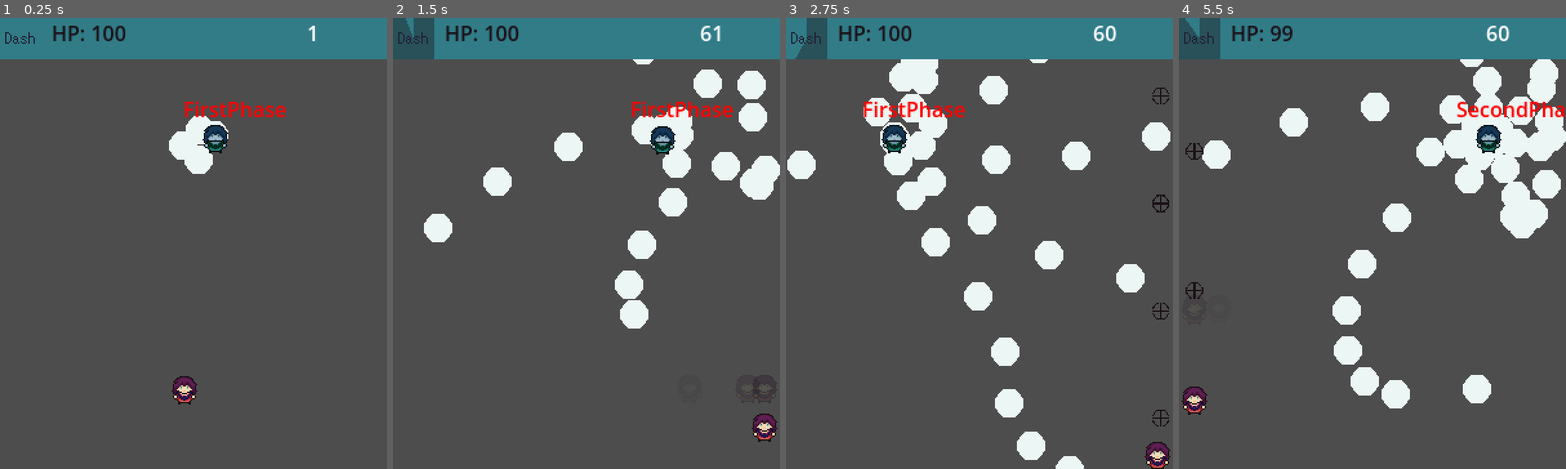
Above: before the commit, frames 1-4 (left to right).
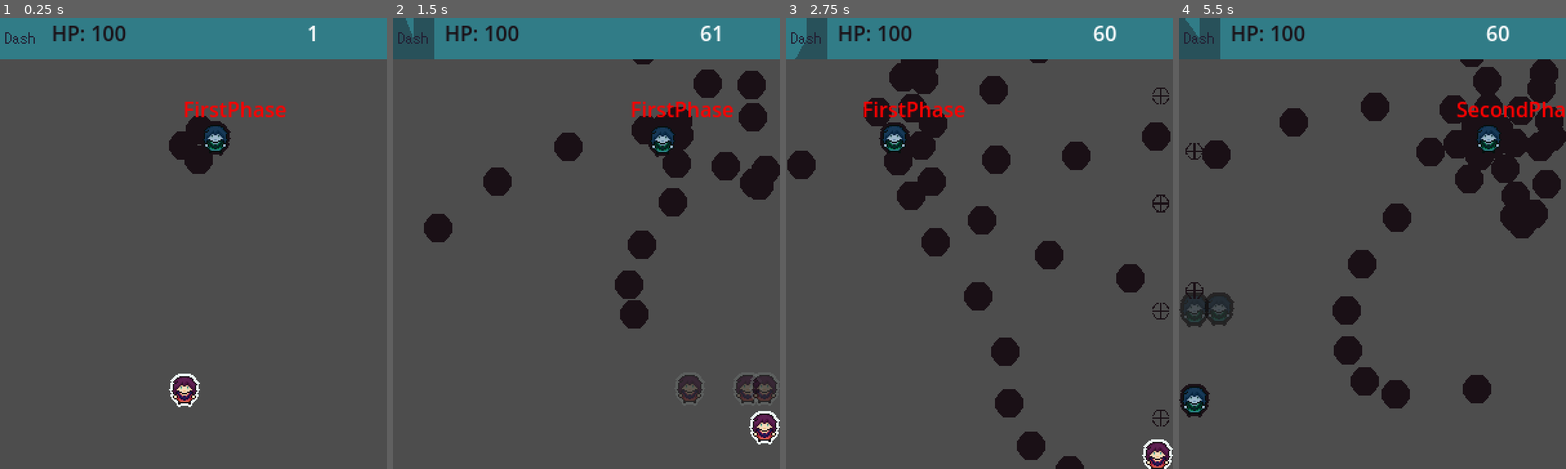
Above: after the commit, the same moments.

Repository: SantiagoBoscan07/Project-Transmutation
Game: Godot game, scene res://Scenes/Test/Test.tscn
The game is run twice, just before and just after one commit, with the same random seed, the same clock (stepped at 60 frames per second) and the same inputs. The project has no main scene, so this scene is started directly.
Inputs:
- Up to frame 1 (0.25 s): no input
- Up to frame 2 (1.5 s): hold Right (move_right) 0.53-1.28 s; hold Shift (dash) 0.53-1.28 s; hold Down (move_down) from 1.28 s (still down); tap Shift (dash) at 1.35 s
- Up to frame 3 (2.75 s): release Down (move_down) at 2.03 s; hold Right (move_right) from 2.03 s (still down); hold Space (shoot) from 2.03 s (still down); tap Shift (dash) at 2.3 s
- Up to frame 4 (5.5 s): release Right (move_right) at 2.78 s; release Space (shoot) at 2.78 s; hold Up (move_up) 2.78-3.53 s; tap Z (switch_mode) at 2.85 s; tap Shift (dash) at 3.05, 4.35, 5.3 s; hold Shift (dash) 3.53-4.28 s; hold Left (move_left) 3.53-5.03 s; hold Down (move_down) from 5.03 s (still down); hold Space (shoot) from 5.03 s (still down)

The runs differ from the first frame. In frame 1, 1.2% of the frame differs, in the area x 43-60%, y 21-87%; in frame 2, 6.7%; in frame 3, 8.5%; in frame 4, 12%, in the area x 0-100%, y 1-89%.

Commit message:
ProjectileHitbox

Diff:
--- a/Scenes/Enemy/EnemyProjectile.tscn
+++ b/Scenes/Enemy/EnemyProjectile.tscn
@@ -1,9 +1,11 @@
-[gd_scene load_steps=6 format=3 uid="uid://cige4n3p5oet7"]
+[gd_scene load_steps=8 format=3 uid="uid://cige4n3p5oet7"]
 
 [ext_resource type="Script" path="res://Scripts/Enemy/enemyprojectile.gd" id="1_bi7ud"]
 [ext_resource type="Texture2D" uid="uid://ch512fwrhlm7j" path="res://Sprites/enemyprojectile1.png" id="1_l3orl"]
 [ext_resource type="Texture2D" uid="uid://cm8w5nqw7jsoc" path="res://Sprites/enemyprojectile2.png" id="2_ms41f"]
+[ext_resource type="Script" path="res://Scripts/Enemy/ProjectileSpriteManager.gd" id="4_i30pa"]
 [ext_resource type="Script" path="res://Scripts/Misc/Hitbox.gd" id="4_rnd5l"]
+[ext_resource type="Script" path="res://Scripts/Enemy/ProjectileHitboxManager.gd" id="6_in0na"]
 
 [sub_resource type="CircleShape2D" id="CircleShape2D_82xp2"]
 
@@ -24,6 +26,9 @@
 scale = Vector2(1.3, 1.3)
 enable_node_path = NodePath("../..")
 
+[node name="SpriteManager" type="Node" parent="Body"]
+script = ExtResource("4_i30pa")
+
 [node name="Area" type="Node2D" parent="."]
 
 [node name="LightHitbox" type="Area2D" parent="Area"]
@@ -33,4 +38,15 @@
 [node name="Hitbox" type="CollisionShape2D" parent="Area/LightHitbox"]
 shape = SubResource("CircleShape2D_82xp2")
 
+[node name="ShadowHitbox" type="Area2D" parent="Area"]
+collision_layer = 0
+collision_mask = 2
+script = ExtResource("4_rnd5l")
+
+[node name="Hitbox" type="CollisionShape2D" parent="Area/ShadowHitbox"]
+shape = SubResource("CircleShape2D_82xp2")
+
+[node name="HitboxManager" type="Node2D" parent="Area"]
+script = ExtResource("6_in0na")
+
 [connection signal="screen_exited" from="Body/VisibleOnScreenEnabler2D" to="." method="_on_visible_on_screen_enabler_2d_screen_exited"]
--- /dev/null
+++ b/Scenes/Player/AreaSwitch.gd
@@ -0,0 +1,17 @@
+extends Node2D
+
+
+@export var lightArea: Area2D
+@export var shadowArea: Area2D
+
+func _ready():
+	switch(ModeManager.current_mode)
+	ModeManager.mode_switch.connect(switch)
+
+func switch(mode):
+	if mode == 0:
+		shadowArea.is_invicible = false
+		lightArea.is_invicible = true
+	elif mode == 1:
+		shadowArea.is_invicible = true
+		lightArea.is_invicible = false
--- a/Scenes/Player/Ghost.tscn
+++ b/Scenes/Player/Ghost.tscn
@@ -1,10 +1,16 @@
-[gd_scene load_steps=3 format=3 uid="uid://chsybfmxi2wbp"]
+[gd_scene load_steps=4 format=3 uid="uid://chsybfmxi2wbp"]
 
 [ext_resource type="Texture2D" uid="uid://b1olf52lu4f86" path="res://Sprites/mcdraft1.png" id="1_k0uqe"]
 [ext_resource type="Script" path="res://Scripts/Player/Ghost.gd" id="2_26red"]
+[ext_resource type="Texture2D" uid="uid://cnn1dw3c645gp" path="res://Sprites/mcdraft2.png" id="3_ri740"]
 
-[node name="Ghost" type="Sprite2D"]
+[node name="Ghost" type="Node2D"]
 modulate = Color(0.439216, 0.439216, 0.439216, 0.588235)
 show_behind_parent = true
+script = ExtResource("2_26red")
+
+[node name="LightSprite" type="Sprite2D" parent="."]
 texture = ExtResource("1_k0uqe")
-script = ExtResource("2_26red")
+
+[node name="ShadowSprite" type="Sprite2D" parent="."]
+texture = ExtResource("3_ri740")
--- a/Scenes/Player/HurtboxSwitch.gd
+++ /dev/null
@@ -1,17 +0,0 @@
-extends Node2D
-
-
-@export var lightHurtbox: Area2D
-@export var shadowHurtbox: Area2D
-
-func _ready():
-	switch(ModeManager.current_mode)
-	ModeManager.mode_switch.connect(switch)
-
-func switch(mode):
-	if mode == 0:
-		shadowHurtbox.is_invicible = false
-		lightHurtbox.is_invicible = true
-	elif mode == 1:
-		shadowHurtbox.is_invicible = true
-		lightHurtbox.is_invicible = false
--- a/Scenes/Player/player.tscn
+++ b/Scenes/Player/player.tscn
@@ -1,9 +1,11 @@
-[gd_scene load_steps=16 format=3 uid="uid://c18joa412x5n3"]
+[gd_scene load_steps=18 format=3 uid="uid://c18joa412x5n3"]
 
 [ext_resource type="Script" path="res://Scripts/Player/player.gd" id="1_1aa2o"]
+[ext_resource type="Texture2D" uid="uid://cnn1dw3c645gp" path="res://Sprites/mcdraft2.png" id="2_isw2c"]
 [ext_resource type="Texture2D" uid="uid://b1olf52lu4f86" path="res://Sprites/mcdraft1.png" id="2_q16sa"]
 [ext_resource type="Script" path="res://Scripts/Player/Move.gd" id="3_fxjg7"]
 [ext_resource type="Script" path="res://Scripts/Player/PositionClamp.gd" id="4_dxttt"]
+[ext_resource type="Script" path="res://Scripts/Misc/SpriteManager.gd" id="4_su1pt"]
 [ext_resource type="Script" path="res://Scripts/Player/Dash.gd" id="5_ais5j"]
 [ext_resource type="PackedScene" uid="uid://chsybfmxi2wbp" path="res://Scenes/Player/Ghost.tscn" id="6_pal8w"]
 [ext_resource type="Script" path="res://Scripts/Player/Shoot.gd" id="7_ie54y"]
@@ -12,7 +14,7 @@
 [ext_resource type="Script" path="res://Scripts/Misc/Hurtbox.gd" id="9_dstq1"]
 [ext_resource type="Script" path="res://Scripts/Misc/Flash.gd" id="10_iybpp"]
 [ext_resource type="Script" path="res://Scripts/Misc/Idle.gd" id="11_lwfiv"]
-[ext_resource type="Script" path="res://Scenes/Player/HurtboxSwitch.gd" id="13_6fhlb"]
+[ext_resource type="Script" path="res://Scenes/Player/AreaSwitch.gd" id="15_dd54t"]
 
 [sub_resource type="CircleShape2D" id="CircleShape2D_h00vk"]
 radius = 6.0
@@ -21,17 +23,26 @@
 height = 26.0
 
 [node name="Player" type="CharacterBody2D"]
+z_index = 5
 script = ExtResource("1_1aa2o")
 normal_speed = 150.0
 acceleration = 70.0
 
 [node name="Body" type="Node2D" parent="."]
 
-[node name="Sprite2D" type="Sprite2D" parent="Body"]
+[node name="ShadowMode" type="Sprite2D" parent="Body"]
+texture = ExtResource("2_isw2c")
+
+[node name="LightMode" type="Sprite2D" parent="Body"]
 texture = ExtResource("2_q16sa")
 
 [node name="ShootPoint" type="Marker2D" parent="Body"]
 position = Vector2(0, -19)
+
+[node name="SpriteManager" type="Node" parent="Body" node_paths=PackedStringArray("lightSprite", "shadowSprite")]
+script = ExtResource("4_su1pt")
+lightSprite = NodePath("../LightMode")
+shadowSprite = NodePath("../ShadowMode")
 
 [node name="Components" type="Node" parent="."]
 
@@ -43,13 +54,14 @@
 script = ExtResource("4_dxttt")
 body = NodePath("../..")
 
-[node name="Dash" type="Node2D" parent="Components" node_paths=PackedStringArray("player", "dashTimer", "dashCooldown", "sprite", "ghost_timer", "hurtboxLight", "hurtboxShadow")]
+[node name="Dash" type="Node2D" parent="Components" node_paths=PackedStringArray("player", "dashTimer", "dashCooldown", "lightSprite", "shadowSprite", "ghost_timer", "hurtboxLight", "hurtboxShadow")]
 script = ExtResource("5_ais5j")
 player = NodePath("../..")
 dashTimer = NodePath("../../Timers/DashTimer")
 dashCooldown = NodePath("../../Timers/DashCooldown")
 ghost_node = ExtResource("6_pal8w")
-sprite = NodePath("../../Body/Sprite2D")
+lightSprite = NodePath("../../Body/LightMode")
+shadowSprite = NodePath("../../Body/ShadowMode")
 ghost_timer = NodePath("../../Timers/GhostTimer")
 hurtboxLight = NodePath("../../Areas/HurtboxLight")
 hurtboxShadow = NodePath("../../Areas/HurtboxShadow")
@@ -74,13 +86,21 @@
 health = NodePath("../Health")
 hurtbox = NodePath("../../Areas/HurtboxLight")
 
-[node name="Flash" type="Node" parent="Components" node_paths=PackedStringArray("sprite")]
+[node name="LightFlash" type="Node" parent="Components" node_paths=PackedStringArray("sprite")]
 script = ExtResource("10_iybpp")
-sprite = NodePath("../../Body/Sprite2D")
+sprite = NodePath("../../Body/ShadowMode")
 
-[node name="Idle" type="Node2D" parent="Components" node_paths=PackedStringArray("sprite")]
+[node name="ShadowFlash" type="Node" parent="Components" node_paths=PackedStringArray("sprite")]
+script = ExtResource("10_iybpp")
+sprite = NodePath("../../Body/LightMode")
+
+[node name="ShadowIdle" type="Node2D" parent="Components" node_paths=PackedStringArray("sprite")]
 script = ExtResource("11_lwfiv")
-sprite = NodePath("../../Body/Sprite2D")
+sprite = NodePath("../../Body/ShadowMode")
+
+[node name="LightIdle" type="Node2D" parent="Components" node_paths=PackedStringArray("sprite")]
+script = ExtResource("11_lwfiv")
+sprite = NodePath("../../Body/LightMode")
 
 [node name="Timers" type="Node" parent="."]
 
@@ -129,10 +149,10 @@
 position = Vector2(0, 1)
 shape = SubResource("CapsuleShape2D_7hbsw")
 
-[node name="HurtboxManager" type="Node2D" parent="Areas" node_paths=PackedStringArray("lightHurtbox", "shadowHurtbox")]
-script = ExtResource("13_6fhlb")
-lightHurtbox = NodePath("../HurtboxLight")
-shadowHurtbox = NodePath("../HurtboxShadow")
+[node name="HurtboxManager" type="Node2D" parent="Areas" node_paths=PackedStringArray("lightArea", "shadowArea")]
+script = ExtResource("15_dd54t")
+lightArea = NodePath("../HurtboxLight")
+shadowArea = NodePath("../HurtboxShadow")
 
 [connection signal="timeout" from="Timers/DashTimer" to="Components/Dash" method="_on_dash_timer_timeout"]
 [connection signal="timeout" from="Timers/GhostTimer" to="Components/Dash" method="_on_ghost_timer_timeout"]
--- /dev/null
+++ b/Scripts/Enemy/ProjectileHitboxManager.gd
@@ -0,0 +1,14 @@
+extends Node2D
+
+@onready var lightHitbox = $"../LightHitbox"
+@onready var shadowHitbox = $"../ShadowHitbox"
+var isShadow: bool
+
+func _ready():
+	isShadow = owner.isShadow
+	if isShadow:
+		lightHitbox.cannot_hit = true
+		shadowHitbox.cannot_hit = false
+	else:
+		lightHitbox.cannot_hit = false
+		shadowHitbox.cannot_hit = true
--- /dev/null
+++ b/Scripts/Enemy/ProjectileSpriteManager.gd
@@ -0,0 +1,14 @@
+extends Node
+
+@onready var lightSprtite = $"../LightProjectile"
+@onready var shadowSprite = $"../DarkProjectile"
+var isShadow: bool
+
+func _ready():
+	isShadow = owner.isShadow
+	if isShadow:
+		shadowSprite.show()
+		lightSprtite.hide()
+	else:
+		lightSprtite.show()
+		shadowSprite.hide()
--- a/Scripts/Enemy/enemyprojectile.gd
+++ b/Scripts/Enemy/enemyprojectile.gd
@@ -1,5 +1,8 @@
 extends Area2D
 
+var isShadow: bool = true:
+	set(value):
+		isShadow = value
 var speed = 100
 var direction = Vector2.RIGHT
 
--- a/Scripts/Misc/Hitbox.gd
+++ b/Scripts/Misc/Hitbox.gd
@@ -2,6 +2,12 @@
 class_name Hitbox
 
 @export var damage = 1
+var cannot_hit = false:
+	set (value):
+		cannot_hit = value
+		for child in get_children():
+			if not child is CollisionShape2D and not child is CollisionPolygon2D: continue
+			child.set_deferred("disabled", cannot_hit)
 
 signal hit_hurtbox(hurtbox)
 
--- /dev/null
+++ b/Scripts/Misc/SpriteManager.gd
@@ -0,0 +1,17 @@
+extends Node
+class_name spriteManager
+
+@export var lightSprite: Sprite2D
+@export var shadowSprite: Sprite2D
+
+func _ready():
+	switch(ModeManager.current_mode)
+	ModeManager.mode_switch.connect(switch)
+
+func switch(mode):
+	if mode == 0:
+		lightSprite.show()
+		shadowSprite.hide()
+	elif mode == 1:
+		lightSprite.hide()
+		shadowSprite.show()
--- a/Scripts/Player/Dash.gd
+++ b/Scripts/Player/Dash.gd
@@ -4,7 +4,8 @@
 @export var dashTimer: Timer
 @export var dashCooldown: Timer
 @export var ghost_node: PackedScene
-@export var sprite: Sprite2D
+@export var lightSprite: Sprite2D
+@export var shadowSprite: Sprite2D
 @export var ghost_timer: Timer
 @export var hurtboxLight: Area2D
 @export var hurtboxShadow: Area2D
@@ -21,7 +22,10 @@
 func boost():
 	hurtboxLight.is_invicible = true
 	hurtboxShadow.is_invicible = true
-	sprite.modulate.a = 150.0 / 250.0
+	if ModeManager.current_mode == 0:
+		lightSprite.modulate.a = 150.0 / 250.0
+	elif ModeManager.current_mode == 1:
+		shadowSprite.modulate.a = 150.0 / 250.0
 	ghost_timer.start()
 	boostSpeed = player.max_speed * 2
 	player.max_speed = boostSpeed
@@ -31,9 +35,14 @@
 
 
 func add_ghost():
-	ghost = ghost_node.instantiate()
-	ghost.set_property(player.global_position, sprite.scale)
-	get_tree().current_scene.add_child(ghost)
+	if ModeManager.current_mode == 0:
+		ghost = ghost_node.instantiate()
+		ghost.set_property(player.global_position, lightSprite.scale)
+		get_tree().current_scene.add_child(ghost)
+	elif ModeManager.current_mode == 1:
+		ghost = ghost_node.instantiate()
+		ghost.set_property(player.global_position, shadowSprite.scale)
+		get_tree().current_scene.add_child(ghost)
 
 
 func _on_ghost_timer_timeout():
@@ -45,7 +54,8 @@
 		ModeManager.mode_switch.emit(0)
 	elif ModeManager.current_mode == 1:
 		ModeManager.mode_switch.emit(1)
-	sprite.modulate.a = 1.0
+	lightSprite.modulate.a = 1.0
+	shadowSprite.modulate.a = 1.0
 	player.max_speed = player.normal_speed
 	ghost_timer.stop()
 	Signals.emit_signal("dashCooldownBar", dashCooldown.wait_time)
--- a/Scripts/Player/Ghost.gd
+++ b/Scripts/Player/Ghost.gd
@@ -1,6 +1,12 @@
-extends Sprite2D
+extends Node2D
+
+@onready var lightSprite = $LightSprite
+@onready var shadowSprite = $ShadowSprite
+
 
 func _ready():
+	switch(ModeManager.current_mode)
+	ModeManager.mode_switch.connect(switch)
 	ghosting()
 
 func set_property(tx_pos, tx_scale):
@@ -12,3 +18,11 @@
 	tween_fade.tween_property(self, "self_modulate", Color(1,1,1,0), 0.75)
 	await tween_fade.finished
 	queue_free()
+
+func switch(mode):
+	if mode == 0:
+		lightSprite.show()
+		shadowSprite.hide()
+	elif mode == 1:
+		lightSprite.hide()
+		shadowSprite.show()
--- a/Scripts/Player/player.gd
+++ b/Scripts/Player/player.gd
@@ -3,7 +3,8 @@
 @export var normal_speed = 100.0
 @export var acceleration = 100.0
 @onready var health = $Components/Health
-@onready var flash = $Components/Flash
+@onready var lightFlash = $Components/LightFlash
+@onready var shadowFlash = $Components/ShadowFlash
 @onready var hurtbox_light = $Areas/HurtboxLight
 @onready var hurtbox_shadow = $Areas/HurtboxShadow
 
@@ -12,7 +13,10 @@
 func _ready():
 	max_speed = normal_speed
 	hurtbox_light.hurt.connect(func(hitbox: Hitbox):
-		flash.flash()
+		lightFlash.flash()
+		)
+	hurtbox_shadow.hurt.connect(func(hitbox: Hitbox):
+		shadowFlash.flash()
 		)
 	health.no_health.connect(die)
 
Binary file changed: Sprites/mcdraft1.png
Binary file changed: Sprites/mcdraft2.png
